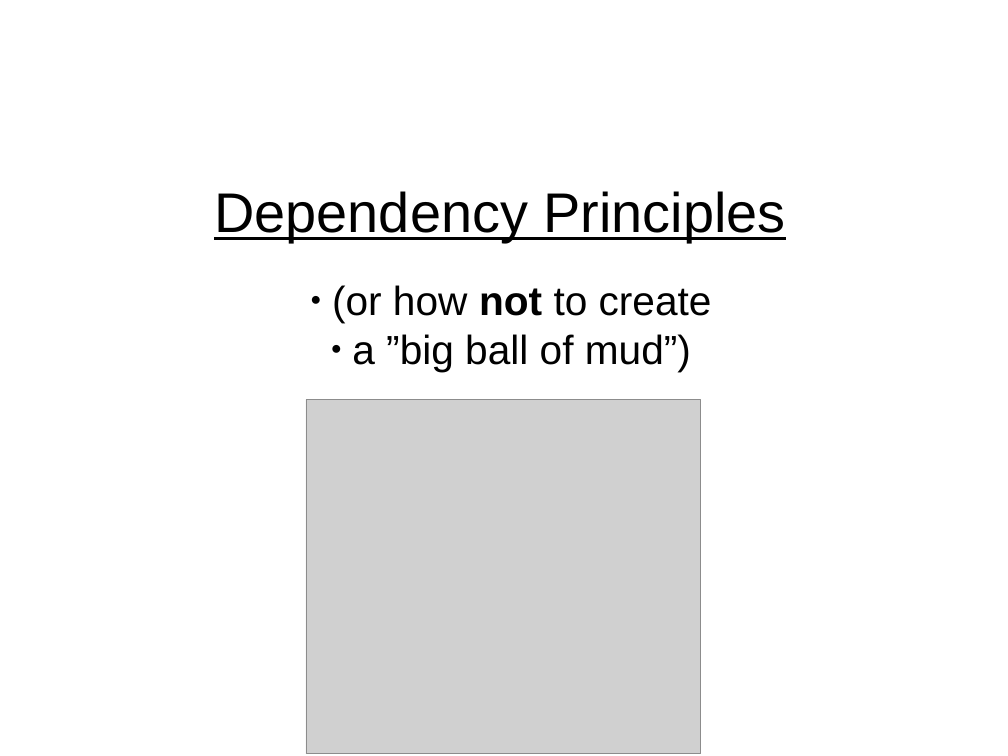
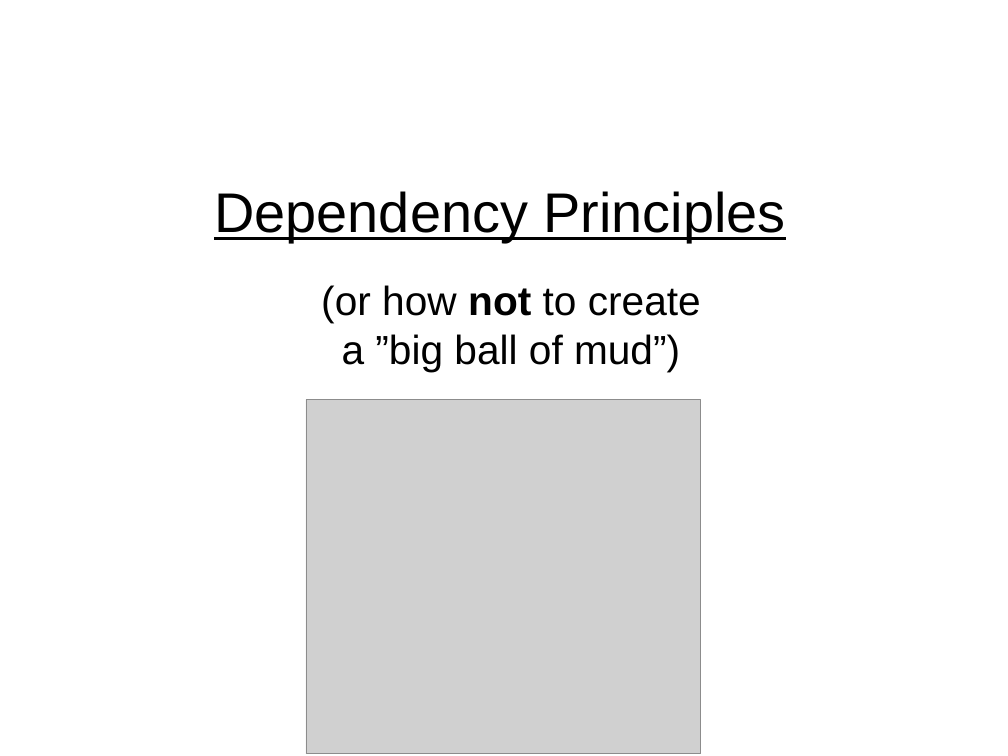
Before and after one commit to Intrinsarc/intrinsarc-evolve, a slide deck: slide 6 of Academic Work/lectures/system-structure.odp. Drawn at 1008x756 pixels with LibreOffice and Linux fonts; fonts in the diff are those of the drawing; grey boxes stand for pictures. Boxes give left, top, right and bottom in pixels: in the first picture for what was removed or moved away, otherwise in the second. Text is boxed around its words. In the diff, an @@ line names an element or a change of style, - is before the commit and + after.

```diff
--- a/Academic Work/lectures/system-structure.odp
+++ b/Academic Work/lectures/system-structure.odp
@@ subtitle "(or how not to create" at [321, 285, 701, 372]: bullet ● to none; list level 2 to 1 in "(or how not to create"; list level 2 to 1 in "a ”big ball of mud”)" @@
```
Also in this commit, not shown: 13 other slides changed, 1 slide added, 9 other files.
